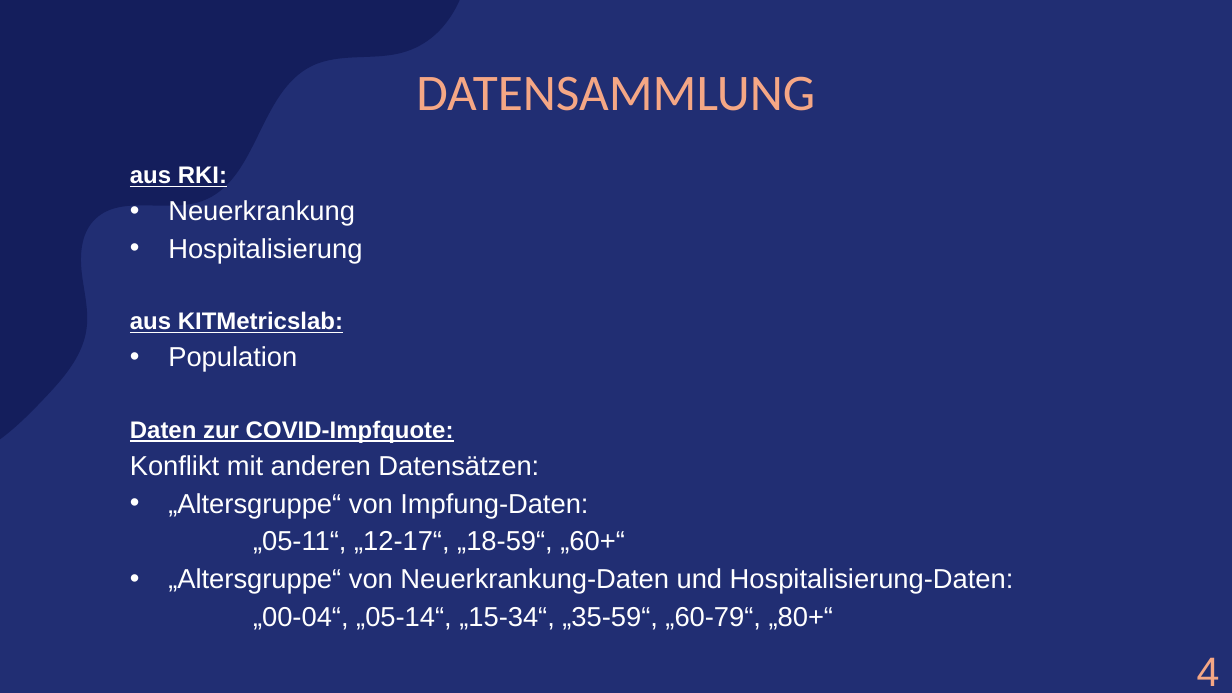
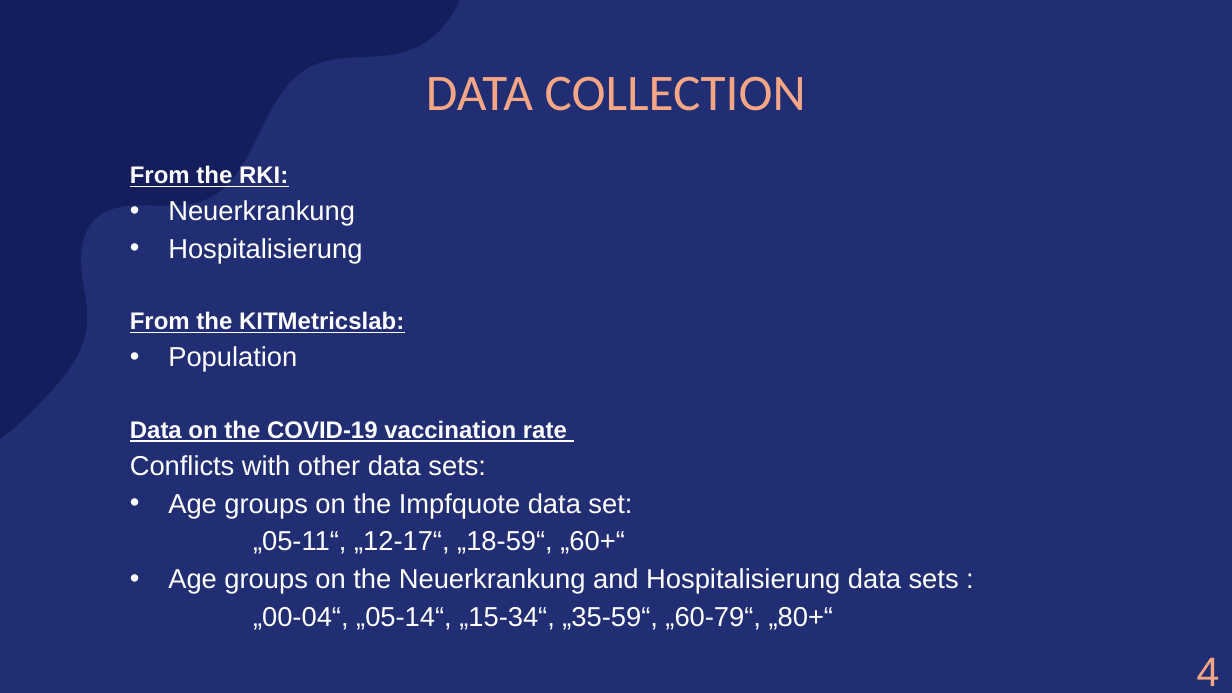
Before and after one commit to amarquard089/Covid19-Hospitalisierungsrate, a slide deck: slide 12 of Praesentation/COVID-19 Hospitalisierungsrate.pptx. Drawn at 1232x693 pixels with LibreOffice and Linux fonts; fonts in the diff are those of the drawing. Boxes give left, top, right and bottom in pixels: in the first picture for what was removed or moved away, otherwise in the second. Text is boxed around its words. In the diff, an @@ line names an element or a change of style, - is before the commit and + after.

```diff
--- a/Praesentation/COVID-19 Hospitalisierungsrate.pptx
+++ b/Praesentation/COVID-19 Hospitalisierungsrate.pptx
@@ title at (426,76,806,111): text changed @@
-DATENSAMMLUNG
+DATA COLLECTION
@@ text at (130,165,288,187): text changed @@
-aus RKI:
+From the RKI:
@@ text at (130,311,404,333): text changed @@
-aus KITMetricslab:
+From the KITMetricslab:
@@ text at (130,420,632,518): text changed @@
-Daten zur COVID-Impfquote:
-Konflikt mit anderen Datensätzen:
-• „Altersgruppe“ von Impfung-Daten:
+Data on the COVID-19 vaccination rate
+Conflicts with other data sets:
+• Age groups on the Impfquote data set:
@@ text at (168,568,959,594): text changed @@
-• „Altersgruppe“ von Neuerkrankung-Daten und Hospitalisierung-Daten:
+• Age groups on the Neuerkrankung and Hospitalisierung data sets :
```
Also in this commit, not shown: 22 other slides changed, 1 slide added, 1 slide removed, 36 other files.
